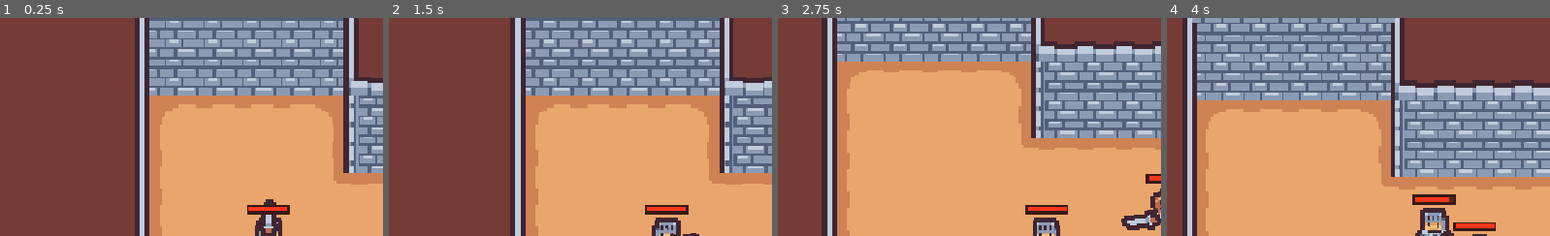
Above: before the commit, frames 1-4 (left to right).
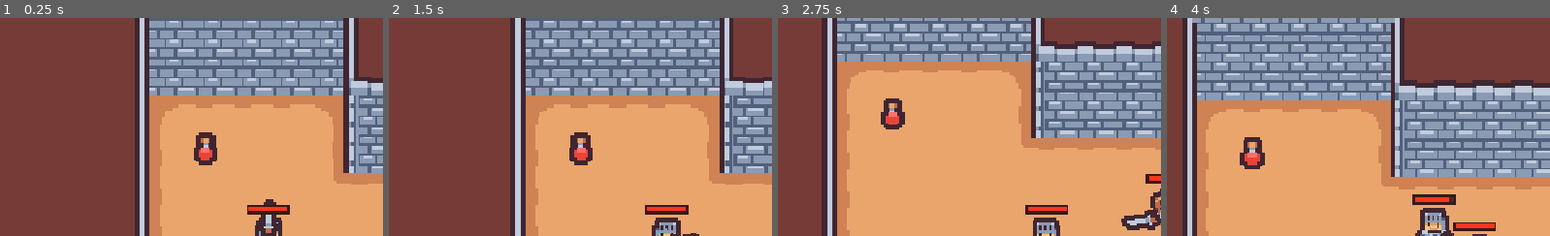
Above: after the commit, the same moments.

Repository: myles-rockland/action-rpg
Game: Godot game, scene res://Scenes/Dungeons/dungeon_0.tscn
Two runs of this game, one before a commit and one after it. Both use one fixed random seed, a clock stepped at 60 frames per second and the inputs below.
Inputs (mouse positions are % of the whole screen's width and height, from its top left):
- Up to frame 1 (0.25 s): no input
- Up to frame 2 (1.5 s): click "10" at 0.5 s; move the mouse to (72, 45) at 1.27 s; hold D (move_right) from 1.28 s (still down); click (72, 45) at 1.35 s
- Up to frame 3 (2.75 s): move the mouse to (29, 55) at 2.02 s; release D (move_right) at 2.03 s; hold S (move_down) from 2.03 s (still down); right-click (29, 55) at 2.1 s
- Up to frame 4 (4 s): move the mouse to (59, 28) at 2.77 s; release S (move_down) at 2.78 s; hold D (move_right) 2.78-3.53 s; click (59, 28) at 2.85 s; move the mouse to (44, 70) at 3.52 s; hold W (move_up) from 3.53 s (still down); right-click (44, 70) at 3.6 s
The pictures show only the part of the screen within x 14-64%, y 0-50%; the shares and areas given below are measured in that part.

The runs differ from the first frame. In frame 1, 0.8% of the frame differs, in the area x 50-57%, y 52-68%; in frame 2, 0.8%; in frame 3, 0.7%; in frame 4, 0.7%.

Commit message:
Setup WorldItem

Diff:
--- a/Scenes/Dungeons/dungeon_0.tscn
+++ b/Scenes/Dungeons/dungeon_0.tscn
@@ -5,6 +5,8 @@
 [ext_resource type="PackedScene" uid="uid://charwn474fq2t" path="res://Scenes/Characters/player_camera.tscn" id="3_ptaje"]
 [ext_resource type="PackedScene" uid="uid://pc0ovv88boy7" path="res://Scenes/Characters/Enemies/sword_enemy.tscn" id="4_5cb5c"]
 [ext_resource type="PackedScene" uid="uid://cxm36ce2ufyib" path="res://Scenes/Characters/Enemies/axe_enemy.tscn" id="5_8ve8c"]
+[ext_resource type="PackedScene" uid="uid://besc6vr7kkbnb" path="res://Scenes/Other Entities/world_item.tscn" id="6_imtpg"]
+[ext_resource type="Resource" uid="uid://b5i24asj5dg70" path="res://Items/Weapons/shield.tres" id="7_ucyum"]
 
 [node name="Root" type="Node2D" unique_id=562270886]
 
@@ -40,4 +42,8 @@
 position = Vector2(401, 192)
 collision_layer = 1
 
+[node name="WorldItem" parent="." unique_id=113835529 instance=ExtResource("6_imtpg")]
+position = Vector2(-361, -24)
+TESTITEM = ExtResource("7_ucyum")
+
 [editable path="Player"]
--- /dev/null
+++ b/Scenes/Other Entities/world_item.tscn
@@ -0,0 +1,20 @@
+[gd_scene format=3 uid="uid://besc6vr7kkbnb"]
+
+[ext_resource type="Script" uid="uid://ch6a3s7grvarm" path="res://Scripts/Items/world_item.gd" id="1_3gdxi"]
+[ext_resource type="Texture2D" uid="uid://y0fdcqhwbmxw" path="res://Sprites/Items/Item_HealthPotion.tres" id="2_eij2y"]
+
+[sub_resource type="CircleShape2D" id="CircleShape2D_gvo7x"]
+radius = 2.0
+
+[node name="WorldItem" type="Area2D" unique_id=113835529]
+collision_layer = 0
+collision_mask = 2
+script = ExtResource("1_3gdxi")
+
+[node name="Sprite2D" type="Sprite2D" parent="." unique_id=1621260286]
+texture = ExtResource("2_eij2y")
+
+[node name="CollisionShape2D" type="CollisionShape2D" parent="." unique_id=246750117]
+shape = SubResource("CircleShape2D_gvo7x")
+
+[connection signal="body_entered" from="." to="." method="_on_body_entered"]
--- a/Scripts/Character/player.gd
+++ b/Scripts/Character/player.gd
@@ -1,5 +1,7 @@
 class_name Player
 extends Character
+
+@onready var inventory : Inventory = $Inventory
 
 func _process(delta):
 	move_input = Input.get_vector("move_left", "move_right", "move_up", "move_down")
--- /dev/null
+++ b/Scripts/Items/world_item.gd
@@ -0,0 +1,29 @@
+class_name WorldItem
+extends Area2D
+
+var item : ItemData
+
+@onready var sprite : Sprite2D = $Sprite2D
+
+var bob_speed : float = 10
+var bob_amount : float = 2
+
+func _process(delta: float) -> void:
+	var time = Time.get_unix_time_from_system()
+	var offset : float = sin(time * bob_speed) * bob_amount
+	sprite.position.y = offset
+
+func set_item(item : ItemData):
+	self.item = item
+	sprite.texture = item.icon
+
+func _on_body_entered(body: Node2D) -> void:
+	if not body.is_in_group("Player"):
+		return
+
+	var picked_up = body.inventory.add_item(item)
+
+	if not picked_up:
+		return
+
+	queue_free()
Not shown, added: Scripts/Items/world_item.gd.uid
